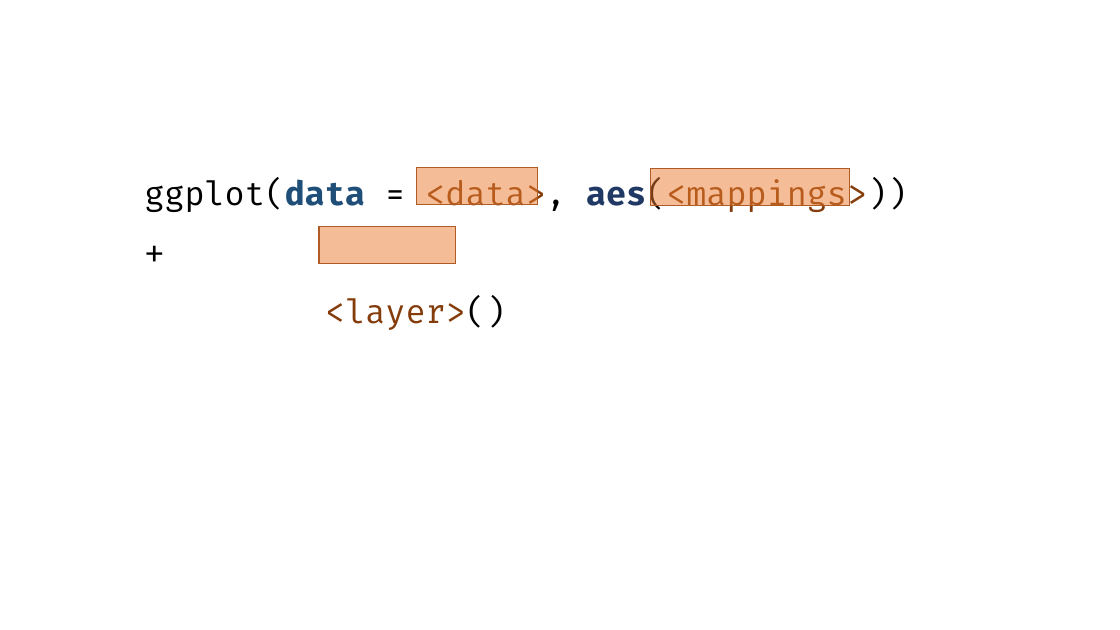
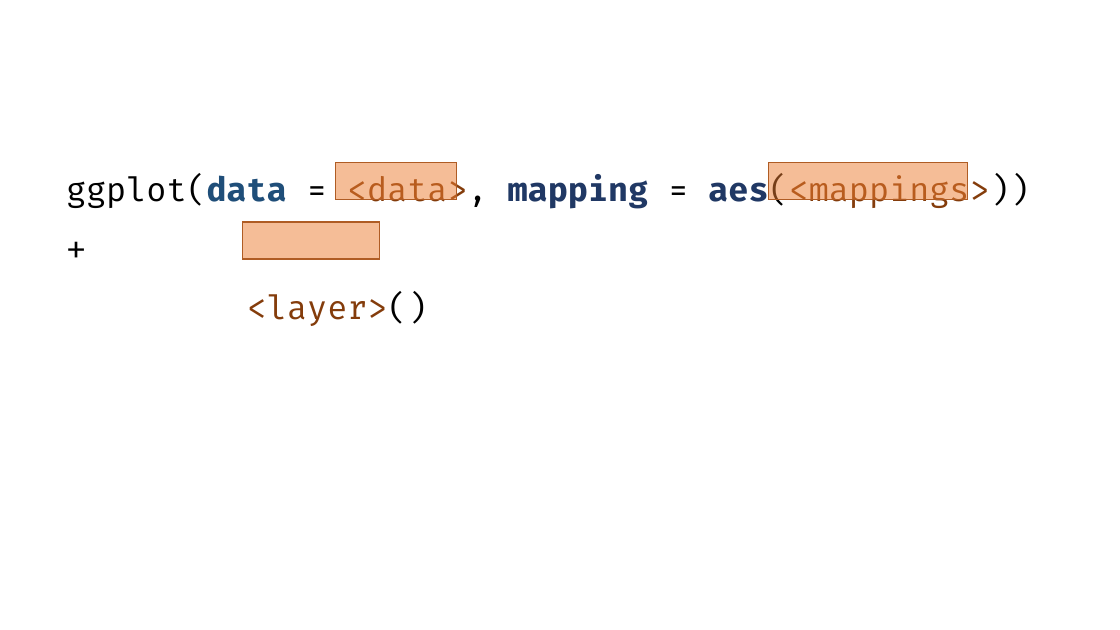
Before and after one commit to emitanaka/biometrics2019, a slide deck: slide 1 of images/images.pptx. Drawn at 1120x630 pixels with LibreOffice and Linux fonts; fonts in the diff are those of the drawing. Boxes give left, top, right and bottom in pixels: in the first picture for what was removed or moved away, otherwise in the second. Text is boxed around its words. In the diff, an @@ line names an element or a change of style, - is before the commit and + after.

Commit message:
slide 1 WIP

```diff
--- a/images/images.pptx
+++ b/images/images.pptx
@@ text "ggplot(data = <data>, mapping = ...": place and size @@
-text "ggplot(data = <data>, mapping = ..." at box(144, 180, 907, 330)
+text "ggplot(data = <data>, mapping = ..." at box(66, 175, 1029, 326)
@@ text at box(66, 175, 1029, 210): text changed @@
-ggplot(data = <data>, aes(<mappings>)) +
+ggplot(data = <data>, mapping = aes(<mappings>)) +
@@ rectangle: place and size @@
-rectangle at box(417, 167, 538, 204)
+rectangle at box(336, 162, 457, 199)
@@ rectangle: place and size @@
-rectangle at box(650, 169, 849, 206)
+rectangle at box(769, 162, 968, 199)
@@ rectangle: place and size @@
-rectangle at box(319, 227, 455, 264)
+rectangle at box(243, 222, 379, 259)
```
Also in this commit, not shown: 3 other slides changed, 2 slides added, 47 other files.
